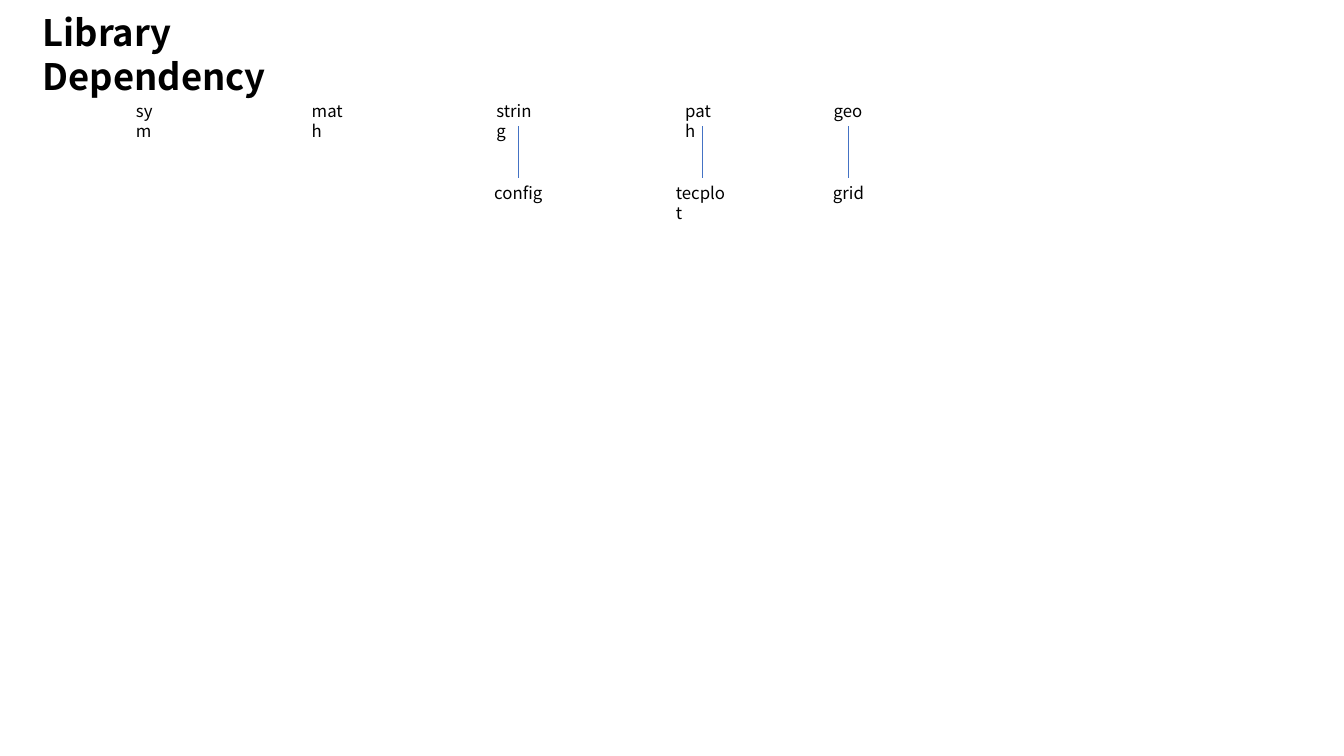
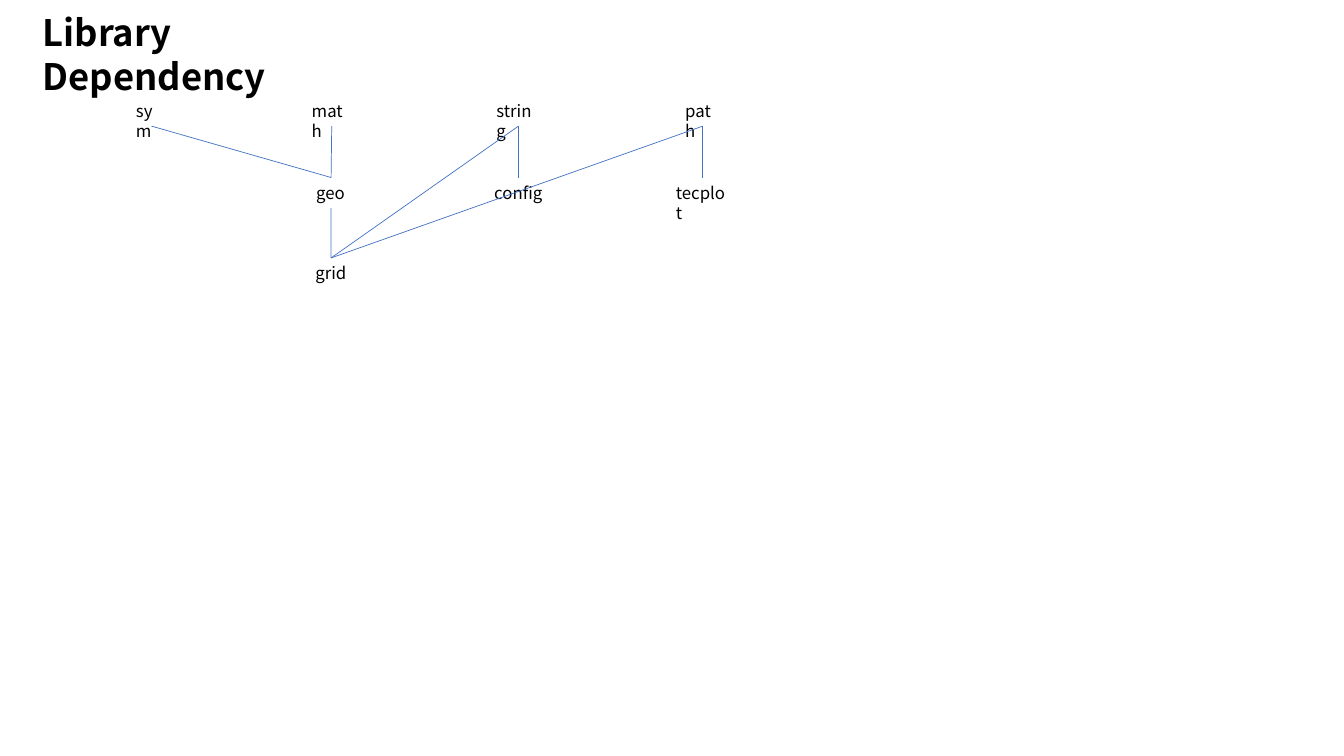
Before and after one commit to rla523at/mslib, a slide deck: slide 2 of Dependency.pptx. Drawn at 1344x756 pixels with LibreOffice and Linux fonts; fonts in the diff are those of the drawing. Boxes give left, top, right and bottom in pixels: in the first picture for what was removed or moved away, otherwise in the second. Text is boxed around its words. In the diff, an @@ line names an element or a change of style, - is before the commit and + after.

Commit message:
grid 관련 작업

```diff
--- a/Dependency.pptx
+++ b/Dependency.pptx
@@ line added from (151, 126) to (331, 177), #4472C4 0.5 pt @@
@@ line added from (332, 126) to (331, 177), #4472C4 0.5 pt @@
@@ line added from (518, 126) to (331, 258), #4472C4 0.5 pt @@
@@ line added from (703, 126) to (331, 258), #4472C4 0.5 pt @@
@@ line removed from (849, 177) to (849, 126) @@
@@ text "geo": place and size @@
-text "geo" at box(834, 107, 863, 121)
+text "geo" at box(316, 189, 345, 204)
@@ line added from (331, 208) to (331, 258), #4472C4 0.5 pt @@
@@ text "grid": place and size @@
-text "grid" at box(833, 185, 864, 204)
+text "grid" at box(315, 265, 346, 284)
```
Also in this commit, not shown: 52 other files.
